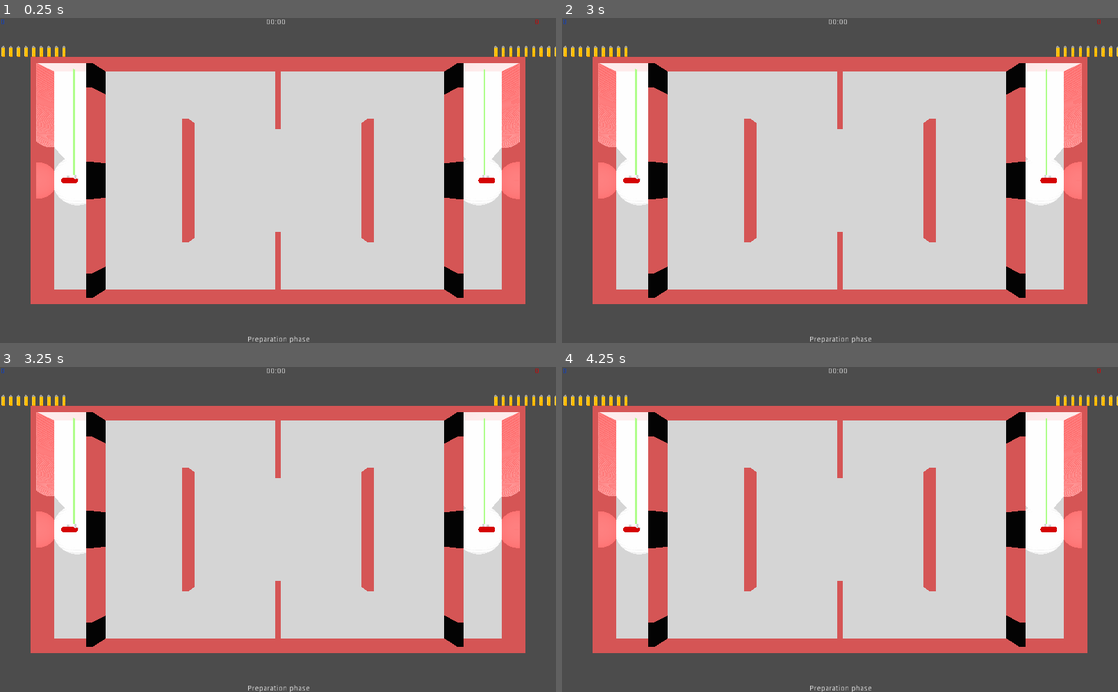
Above: before the commit, frames 1-4 (two rows, left to right).
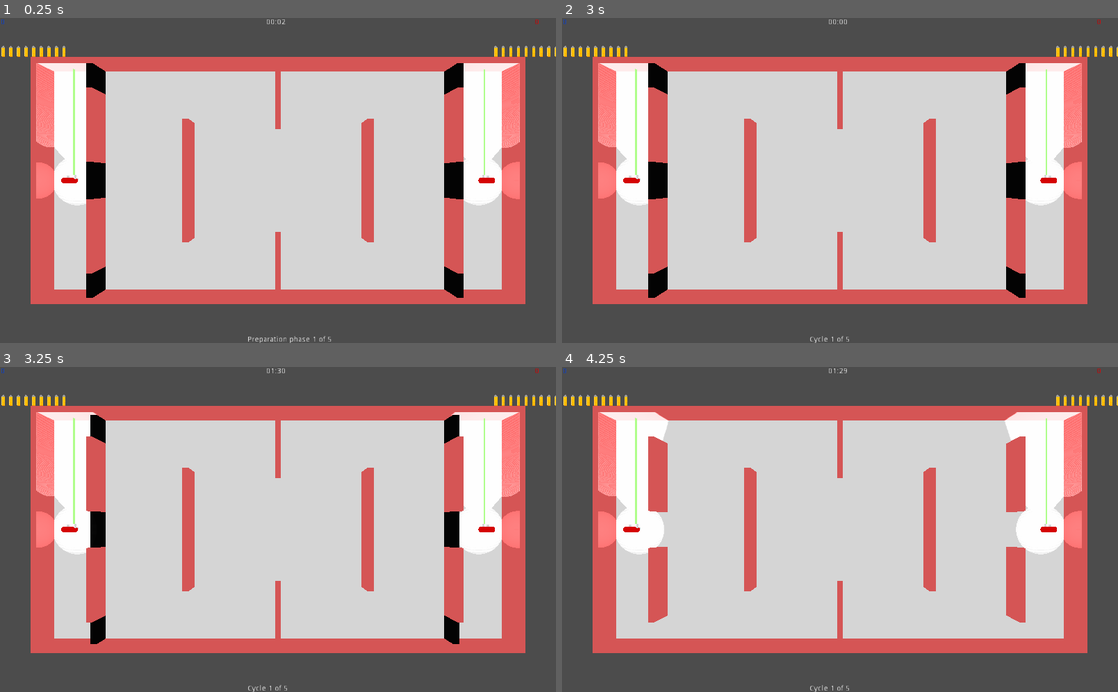
Above: after the commit, the same moments.

Repository: lizrad/fpspf
Game: Godot game, scene res://World.tscn
The game is run twice, just before and just after one commit, with the same random seed, the same clock (stepped at 60 frames per second) and the same inputs.
Inputs:
- Up to frame 1 (0.25 s): no input
- Up to frame 2 (3 s): tap Enter at 0.5, 2 s; tap Space at 1.25, 2.75 s
- Up to frame 3 (3.25 s): no input
- Up to frame 4 (4.25 s): no input

The runs differ from the first frame. In frame 1, less than 0.1% of the frame differs, in the area x 50-60%, y 0-100%; in frame 2, less than 0.1%; in frame 3, 0.5%; in frame 4, 1.9%, in the area x 15-84%, y 0-100%.
Error before the commit: Parse Error: Unexpected indentation. (res://World.gd:75)

Commit message:
Fix merge error

Diff:
--- a/World.gd
+++ b/World.gd
@@ -67,13 +67,7 @@
 			if (cycle > num_cycles):
 				print("game over -> cycles")
 				get_tree().quit()
-			$HUD.set_cycle(cycle)
-			$HUD.reload_ammo()
-			# starting preparation cycle
-			$LevelManager.close_doors()
-				# TODO: end screen to restart game
 				return
-
 			# starting preparation cycle
 			$LevelManager.close_doors()
 			$HUD.set_cycle(cycle)
